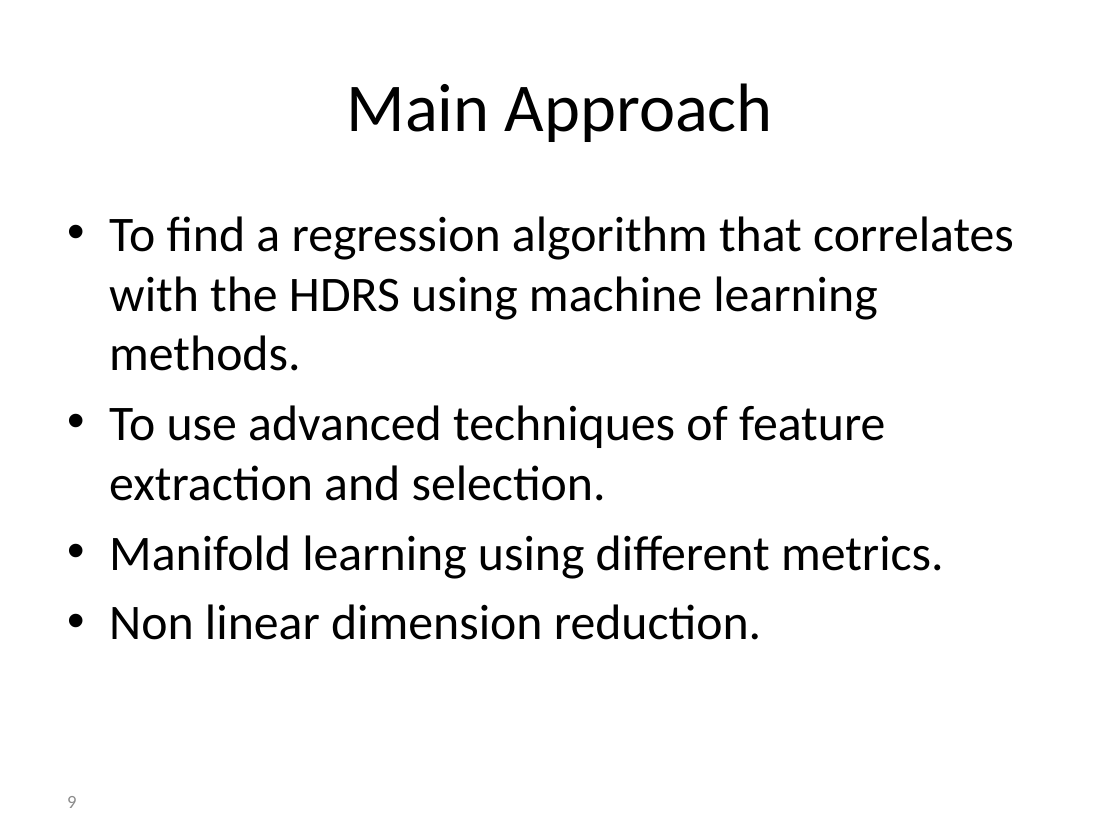
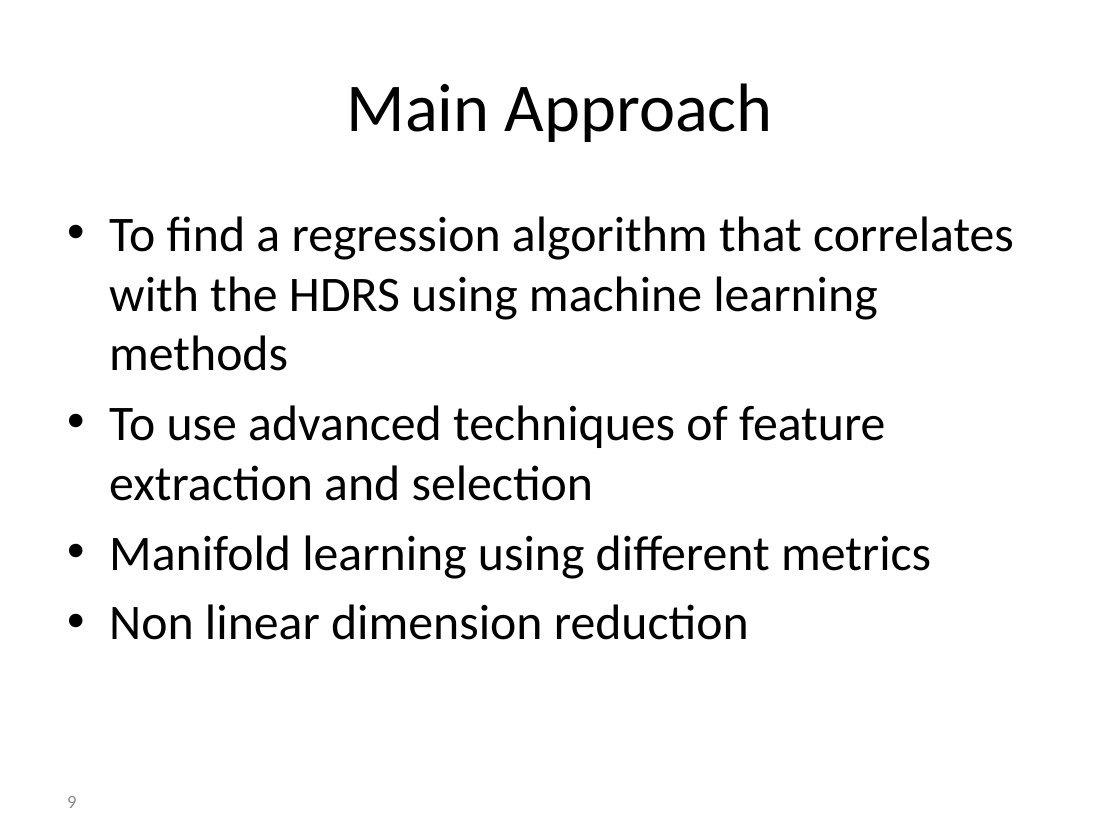
Before and after one commit to reggevlivney/BrainSway, a slide deck: slide 9 of Project_Midterm_Presentation.pptx. Drawn at 1120x840 pixels with LibreOffice and Linux fonts; fonts in the diff are those of the drawing; background and template pictures are left out. Boxes give left, top, right and bottom in pixels: in the first picture for what was removed or moved away, otherwise in the second. Text is boxed around its words. In the diff, an @@ line names an element or a change of style, - is before the commit and + after.

```diff
--- a/Project_Midterm_Presentation.pptx
+++ b/Project_Midterm_Presentation.pptx
@@ text at [109,216,1014,640]: text changed @@
-• To find a regression algorithm that correlates with the HDRS using machine learning methods.
-• To use advanced techniques of feature extraction and selection.
-• Manifold learning using different metrics.
-• Non linear dimension reduction.
+• To find a regression algorithm that correlates with the HDRS using machine learning methods
+• To use advanced techniques of feature extraction and selection
+• Manifold learning using different metrics
+• Non linear dimension reduction
```
Also in this commit, not shown: 10 other slides changed, 7 slides added, 3 slides removed, 9 other files.
